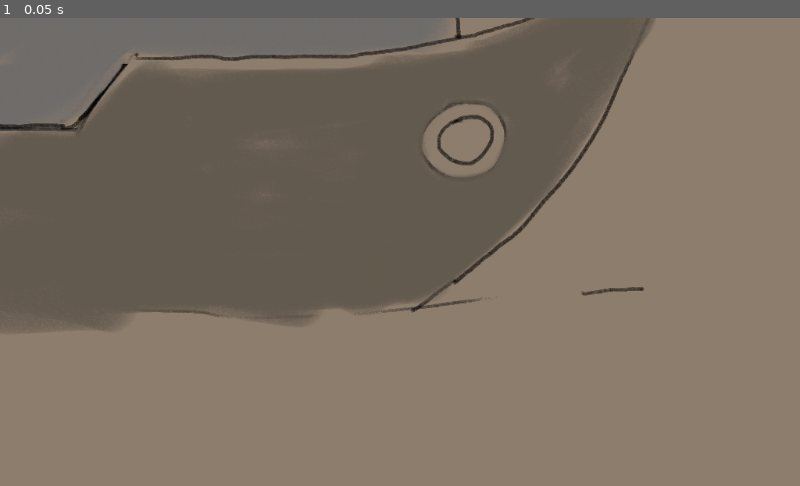
Above: before the commit, frame 1.
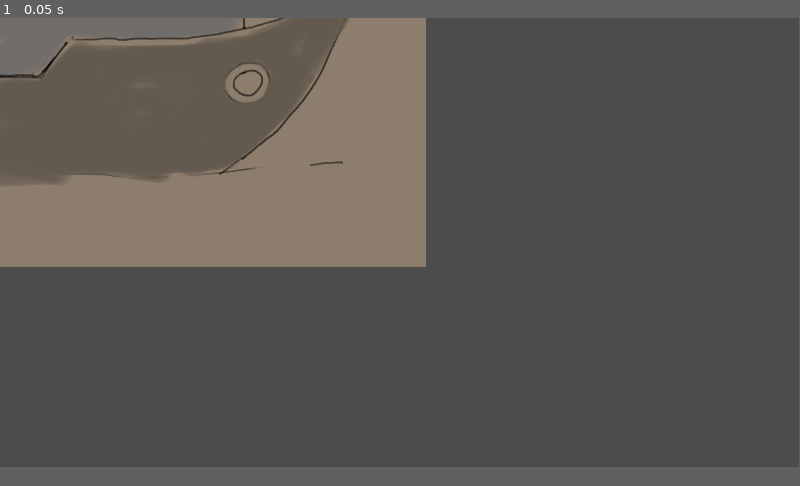
Above: after the commit, the same moment.

Repository: EmissaireBouc/BateauJardin
Game: Godot game, scene res://Scenes/Bateau_Pont.tscn
The game is run twice, just before and just after one commit, with the same random seed, the same clock (stepped at 60 frames per second) and the same inputs.
Inputs:
- Up to frame 1 (0.05 s): no input
In our replay, the window is 800x468 before the commit and 799x449 after it. These sizes can differ from the game's own. Grey fills any space a smaller window leaves; there, only what the larger window draws over its background counts as a difference.

The runs differ from the first frame. In frame 1, 75% of the frame differs, in the area x 0-100%, y 0-96%.

Commit message:
@paulette005

Diff:
--- a/godotScene/Scenes/Ecran_Titre.tscn
+++ b/godotScene/Scenes/Ecran_Titre.tscn
@@ -4,22 +4,7 @@
 [ext_resource path="res://Assets/UI/bouton_normal.png" type="Texture" id=2]
 [ext_resource path="res://Assets/UI/bouton_presser.png" type="Texture" id=3]
 [ext_resource path="res://Assets/UI/bouton_survoler.png" type="Texture" id=4]
-
-[sub_resource type="GDScript" id=1]
-script/source = "extends TextureButton
-
-# Declare member variables here. Examples:
-# var a = 2
-# var b = \"text\"
-
-# Called when the node enters the scene tree for the first time.
-func _ready():
-	pass # Replace with function body.
-
-# Called every frame. 'delta' is the elapsed time since the previous frame.
-#func _process(delta):
-#	pass
-"
+[ext_resource path="res://Scripts/BoutonCommencer.gd" type="Script" id=5]
 
 [node name="MarginContainer" type="MarginContainer"]
 anchor_right = 1.0
@@ -32,42 +17,43 @@
 [node name="VBoxContainer" type="VBoxContainer" parent="."]
 margin_left = 120.0
 margin_top = 80.0
-margin_right = 904.0
-margin_bottom = 520.0
+margin_right = 1800.0
+margin_bottom = 1000.0
 
 [node name="CenterContainer" type="CenterContainer" parent="VBoxContainer"]
-margin_right = 784.0
-margin_bottom = 144.0
+margin_right = 1680.0
+margin_bottom = 304.0
 size_flags_horizontal = 3
 size_flags_vertical = 3
 
 [node name="Titre" type="TextureRect" parent="VBoxContainer/CenterContainer"]
-margin_left = 360.0
-margin_top = 40.0
-margin_right = 424.0
-margin_bottom = 104.0
+margin_left = 808.0
+margin_top = 120.0
+margin_right = 872.0
+margin_bottom = 184.0
 texture = ExtResource( 1 )
 stretch_mode = 3
 
 [node name="BoutonCommencer" type="TextureButton" parent="VBoxContainer"]
-margin_top = 148.0
-margin_right = 784.0
-margin_bottom = 292.0
+margin_top = 308.0
+margin_right = 1680.0
+margin_bottom = 612.0
 size_flags_horizontal = 3
 size_flags_vertical = 3
 texture_normal = ExtResource( 2 )
 texture_pressed = ExtResource( 3 )
 texture_hover = ExtResource( 4 )
 stretch_mode = 2
-script = SubResource( 1 )
+script = ExtResource( 5 )
 
 [node name="BoutonOptions" type="TextureButton" parent="VBoxContainer"]
-margin_top = 296.0
-margin_right = 784.0
-margin_bottom = 440.0
+margin_top = 616.0
+margin_right = 1680.0
+margin_bottom = 920.0
 size_flags_horizontal = 3
 size_flags_vertical = 3
 texture_normal = ExtResource( 2 )
 texture_pressed = ExtResource( 3 )
 texture_hover = ExtResource( 4 )
 stretch_mode = 2
+[connection signal="pressed" from="VBoxContainer/BoutonCommencer" to="VBoxContainer/BoutonCommencer" method="_on_BoutonCommencer_pressed"]
--- /dev/null
+++ b/godotScene/Scenes/Menu_interactions.tscn
@@ -0,0 +1,40 @@
+[gd_scene load_steps=4 format=2]
+
+[ext_resource path="res://Assets/UI/bouton_normal.png" type="Texture" id=1]
+[ext_resource path="res://Assets/UI/bouton_presser.png" type="Texture" id=2]
+[ext_resource path="res://Assets/UI/bouton_survoler.png" type="Texture" id=3]
+
+[node name="MenuInteractions" type="MarginContainer"]
+editor/display_folded = true
+anchor_top = 1.0
+anchor_right = 1.0
+anchor_bottom = 1.0
+margin_top = -98.0
+margin_bottom = -34.0
+
+[node name="HBoxContainer" type="HBoxContainer" parent="."]
+margin_right = 1920.0
+margin_bottom = 64.0
+custom_constants/separation = 20
+alignment = 1
+
+[node name="Planter" type="TextureButton" parent="HBoxContainer"]
+margin_left = 844.0
+margin_right = 908.0
+margin_bottom = 64.0
+texture_normal = ExtResource( 1 )
+texture_pressed = ExtResource( 2 )
+
+[node name="Arroser" type="TextureButton" parent="HBoxContainer"]
+margin_left = 928.0
+margin_right = 992.0
+margin_bottom = 64.0
+texture_normal = ExtResource( 2 )
+texture_pressed = ExtResource( 1 )
+
+[node name="Arracher" type="TextureButton" parent="HBoxContainer"]
+margin_left = 1012.0
+margin_right = 1076.0
+margin_bottom = 64.0
+texture_normal = ExtResource( 3 )
+texture_pressed = ExtResource( 1 )
--- a/godotScene/Scenes/Personnage.tscn
+++ b/godotScene/Scenes/Personnage.tscn
@@ -16,3 +16,4 @@
 z_index = 1
 width = 2.0
 default_color = Color( 0.968627, 0.215686, 0.215686, 1 )
+texture_mode = -1094713346
--- a/godotScene/Scenes/Scene_Principale.tscn
+++ b/godotScene/Scenes/Scene_Principale.tscn
@@ -1,13 +1,13 @@
 [gd_scene load_steps=6 format=2]
 
-[ext_resource path="res://Scenes/Personnage.tscn" type="PackedScene" id=1]
+[ext_resource path="res://scripts/Control.gd" type="Script" id=1]
 [ext_resource path="res://Scenes/Bateau_Pont.tscn" type="PackedScene" id=2]
 [ext_resource path="res://Assets/WalkingArea_Mask/Bateau_Pont.tres" type="NavigationPolygon" id=3]
 [ext_resource path="res://Scenes/Cabine.tscn" type="PackedScene" id=4]
-[ext_resource path="res://scripts/Control.gd" type="Script" id=5]
+[ext_resource path="res://Scenes/Personnage.tscn" type="PackedScene" id=5]
 
 [node name="ScenePrincipale" type="Node2D"]
-script = ExtResource( 5 )
+script = ExtResource( 1 )
 
 [node name="Bateau" parent="." instance=ExtResource( 2 )]
 
@@ -21,8 +21,11 @@
 [node name="Cabine" parent="YSort" instance=ExtResource( 4 )]
 position = Vector2( -224, -80 )
 
-[node name="Player" parent="YSort" instance=ExtResource( 1 )]
+[node name="Player" parent="YSort" instance=ExtResource( 5 )]
 speed = 200
+
+[node name="Line2D" parent="YSort/Player" index="0"]
+texture_mode = -1107296256
 
 [node name="Camera2D" type="Camera2D" parent="YSort/Player"]
 current = true
@@ -30,5 +33,6 @@
 [node name="Line2D" type="Line2D" parent="YSort"]
 width = 2.0
 default_color = Color( 0.780392, 0.262745, 0.192157, 1 )
+texture_mode = -1094713346
 
 [editable path="YSort/Player"]
--- /dev/null
+++ b/godotScene/Scripts/BoutonCommencer.gd
@@ -0,0 +1,6 @@
+extends TextureButton
+
+
+func _on_BoutonCommencer_pressed():
+	get_tree().change_scene("res://Scenes/Scene_Principale.tscn")
+	pass # Replace with function body.
--- a/godotScene/project.godot
+++ b/godotScene/project.godot
@@ -17,4 +17,22 @@
 
 config/name="BateauJardin"
 run/main_scene="res://Scenes/Bateau_Pont.tscn"
-config/icon="res://Assets/Decors/icon.png"
+config/icon="res://Assets/UI/icon.png"
+
+[display]
+
+window/size/width=1920
+window/size/height=1080
+
+[input]
+
+ui_left_mouse={
+"deadzone": 0.5,
+"events": [ Object(InputEventMouseButton,"resource_local_to_scene":false,"resource_name":"","device":0,"alt":false,"shift":false,"control":false,"meta":false,"command":false,"button_mask":0,"position":Vector2( 0, 0 ),"global_position":Vector2( 0, 0 ),"factor":1.0,"button_index":1,"pressed":false,"doubleclick":false,"script":null)
+ ]
+}
+ui_right_mouse={
+"deadzone": 0.5,
+"events": [ Object(InputEventMouseButton,"resource_local_to_scene":false,"resource_name":"","device":0,"alt":false,"shift":false,"control":false,"meta":false,"command":false,"button_mask":0,"position":Vector2( 0, 0 ),"global_position":Vector2( 0, 0 ),"factor":1.0,"button_index":2,"pressed":false,"doubleclick":false,"script":null)
+ ]
+}
--- a/godotScene/scripts/Control.gd
+++ b/godotScene/scripts/Control.gd
@@ -21,3 +21,9 @@
 	Line2D.points = new_path
 	Player.path = new_path
 	Player.change_state(MOVE)
+
+# Ouverture du menu contextuel
+func _input(event):
+	if Input.is_action_pressed("ui_right_mouse"):
+		var MenuInteractions = load("res://Scenes/Menu_interactions.tscn").instance()
+		add_child(MenuInteractions)
Not shown: 1 places in godotScene/Scenes/Personnage.tscn that only renumber resources
